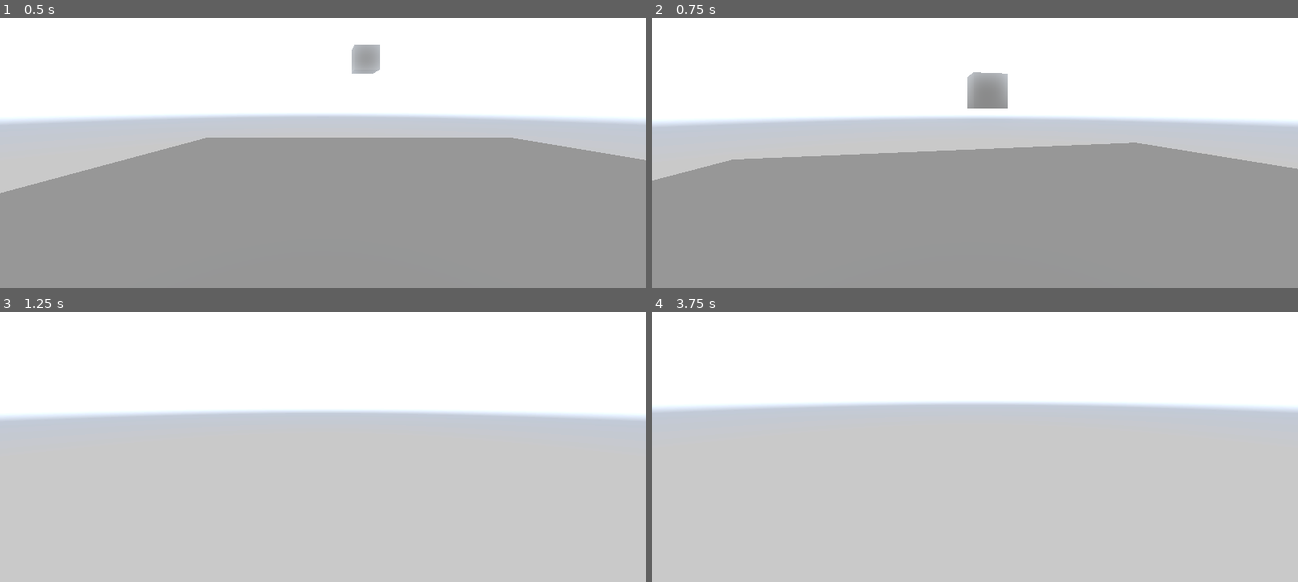
Above: before the commit, frames 1-4 (two rows, left to right).
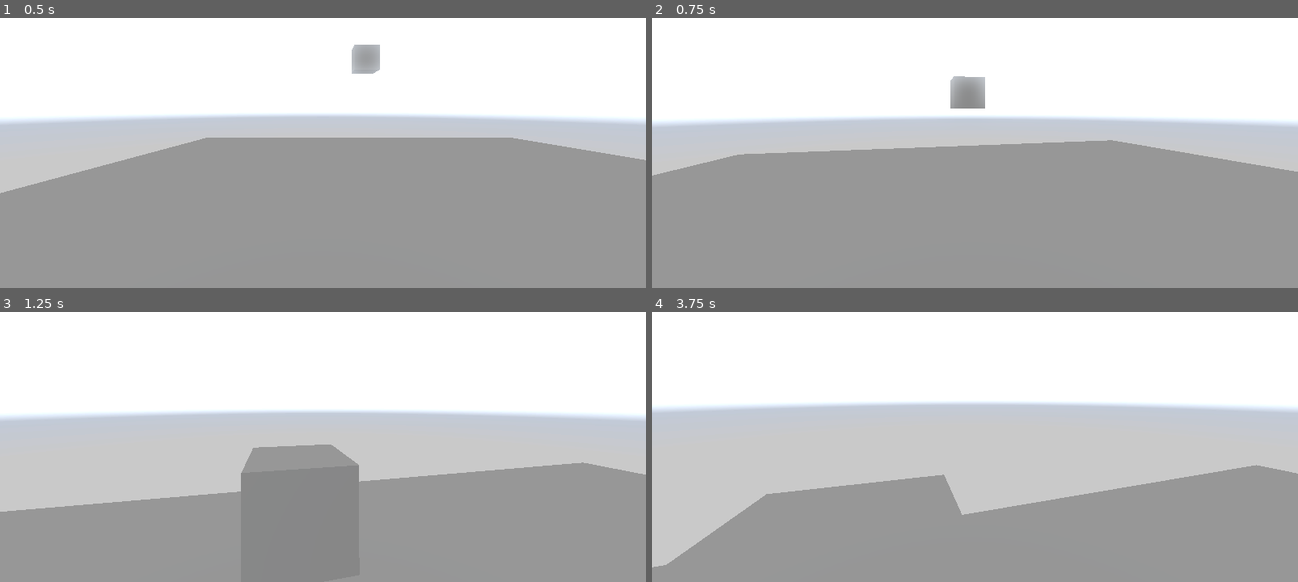
Above: after the commit, the same moments.

Repository: igorkll/EveryfunSandbox
Game: Godot game, scene res://world.tscn
Two runs of this game, one before a commit and one after it. Both use one fixed random seed, a clock stepped at 60 frames per second and the inputs below. A sky picture missing from this copy of the repository is replaced by a grey-blue gradient.
Inputs (mouse positions are in pixels of both pictures, inside the frame that each line leads up to):
- Up to frame 1 (0.5 s): no input
- Up to frame 2 (0.75 s): move the mouse to (1007, 104) at 0.52 s; hold W (move_forward) from 0.53 s (still down)
- Up to frame 3 (1.25 s): keep holding W (move_forward)
- Up to frame 4 (3.75 s): keep holding W (move_forward); move the mouse to (942, 401) at 1.27 s; tap Enter at 2, 3.5 s; move the mouse to (987, 393) at 2.02 s; tap Space at 2.75 s; move the mouse to (968, 406) at 2.77 s; move the mouse to (1020, 403) at 3.52 s

Frame 1 is identical in both runs. In frame 2, 2.2% of the frame differs, in the area x 0-100%, y 20-61%; in frame 3, 38%, in the area x 0-100%, y 49-100%; in frame 4, 32%.

Commit message:
Update player.gd

Diff:
--- a/BlockWorld/player.gd
+++ b/BlockWorld/player.gd
@@ -1,11 +1,7 @@
 extends CharacterBody3D
 
-# How fast the player moves in meters per second.
-@export var speed = 14
-# The downward acceleration when in the air, in meters per second squared.
+@export var speed = 10
 @export var fall_acceleration = 75
-
-var target_velocity = Vector3.ZERO
 
 func _physics_process(delta):
 	var direction = Vector3.ZERO
@@ -15,18 +11,19 @@
 	if Input.is_action_pressed("move_left"):
 		direction.x -= 1
 	if Input.is_action_pressed("move_back"):
+		direction.z -= 1
+	if Input.is_action_pressed("move_forward"):
 		direction.z += 1
-	if Input.is_action_pressed("move_forward"):
-		direction.z -= 1
 
-	# Ground Velocity
-	target_velocity.x = direction.x * speed
-	target_velocity.z = direction.z * speed
+	var camera_basis = $Camera.global_transform.basis
+	var camera_direction = -camera_basis.z.normalized()
+	var camera_right = camera_basis.x.normalized()
+	var move_direction = (camera_direction * direction.z + camera_right * direction.x).normalized()
 
-	# Vertical Velocity
-	if not is_on_floor(): # If in the air, fall towards the floor. Literally gravity
-		target_velocity.y = target_velocity.y - (fall_acceleration * delta)
+	velocity.x = move_direction.x * speed
+	velocity.z = move_direction.z * speed
 
-	# Moving the Character
-	velocity = target_velocity
+	if not is_on_floor():
+		velocity.y = velocity.y - (fall_acceleration * delta)
+
 	move_and_slide()
